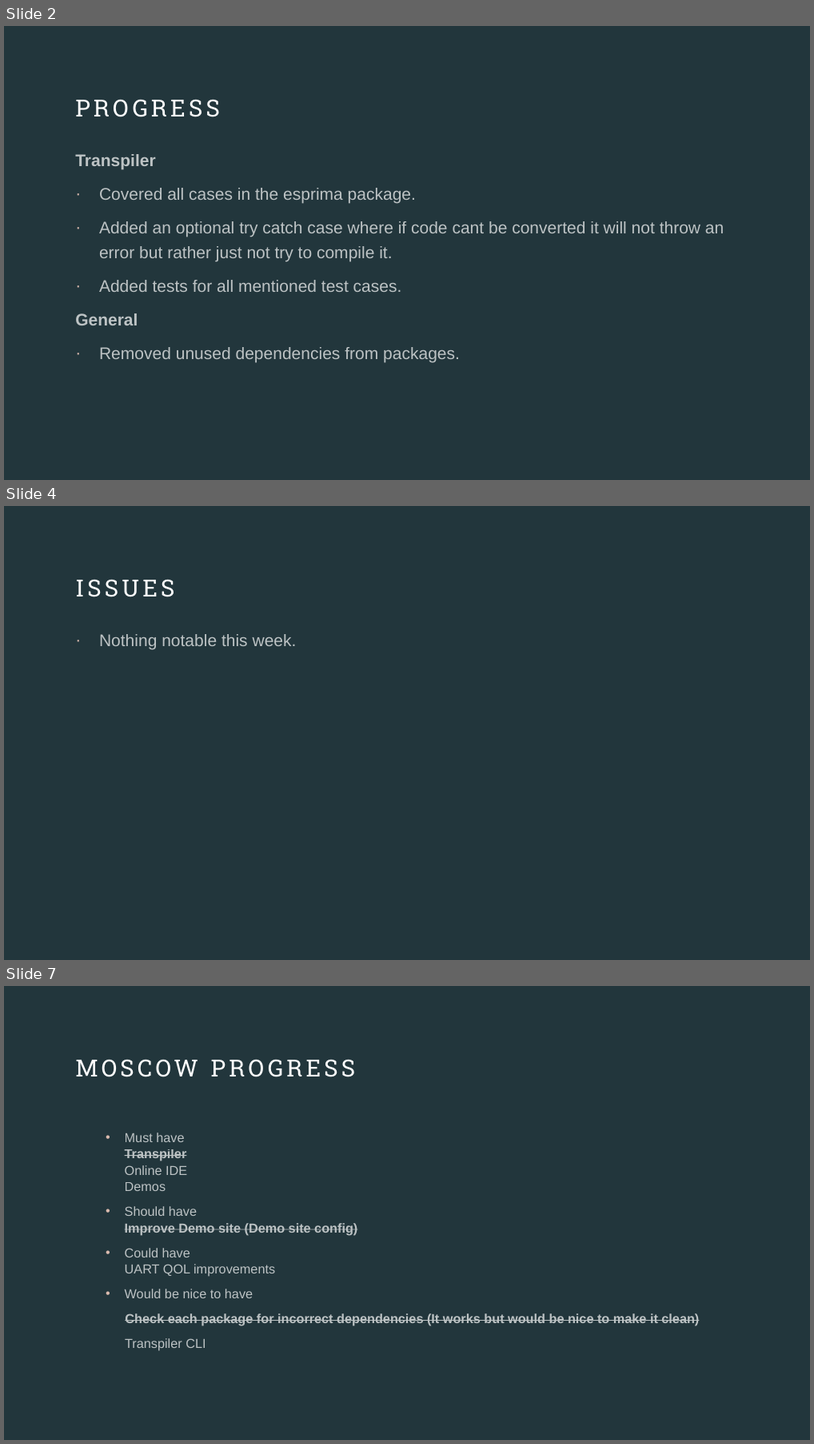
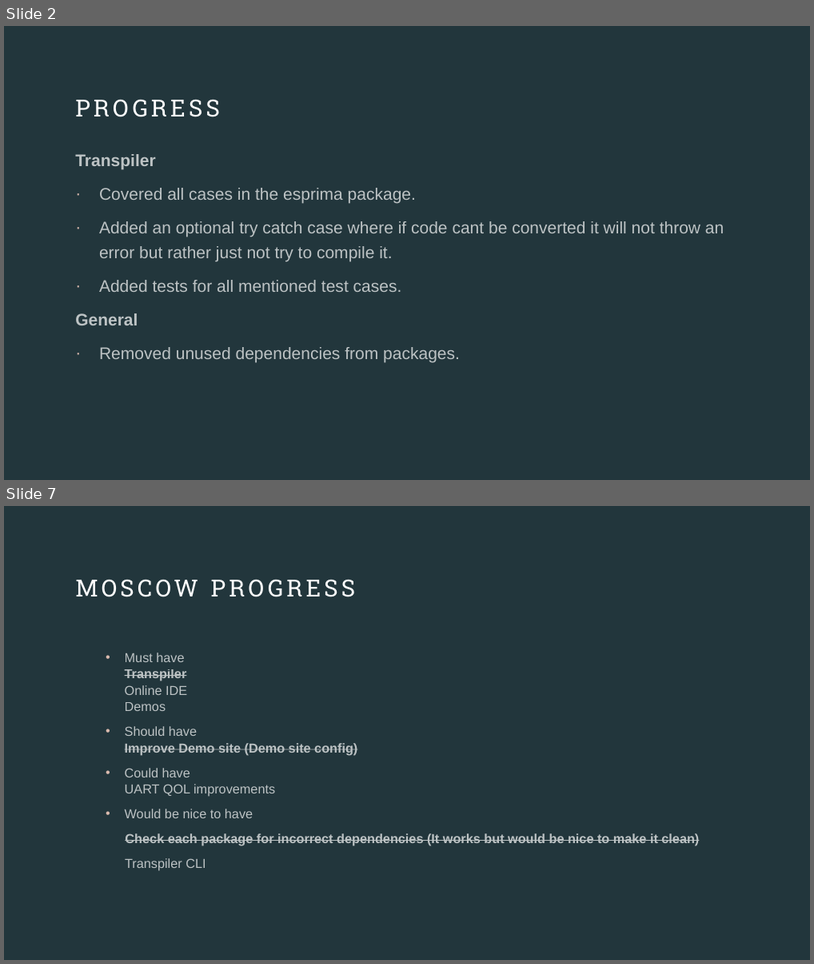
Before and after one commit to callummclu/dissertation, a slide deck: meetings/week 15/week15_presentation.pptx. Shown one above the other, each under a label of ours: slides 2, 4 and 7 before the commit, slides 2 and 7 after it; the slides between them are not shown. The pictures are 814x1444 and 814x964 pixels, drawn with LibreOffice and Linux fonts; fonts in the diff are those of the drawing. Boxes give left, top, right and bottom in pixels: in the first picture for what was removed or moved away, otherwise in the second. Text is boxed around its words. In the diff, an @@ line names an element or a change of style, - is before the commit and + after.

```diff
--- a/meetings/week 15/week15_presentation.pptx
+++ b/meetings/week 15/week15_presentation.pptx
@@ slide 4 removed at [4, 506, 810, 960], background #22363C @@
@@ title removed at [75, 579, 174, 597] @@
-ISSUES
@@ text removed at [99, 634, 297, 649] @@
-· Nothing notable this week.
```
Also in this commit, not shown: 2 slides changed, 2 slides added, 1 other slide removed, 3 other files.
